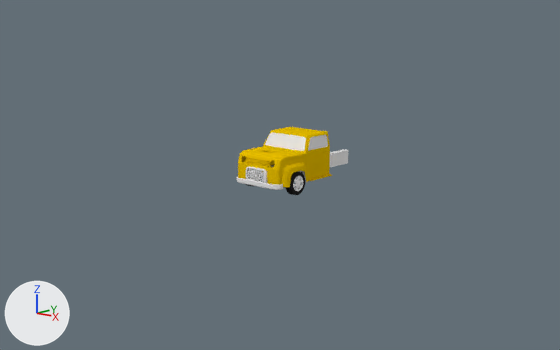
An edit to the Blender file object/retorotruck.blend, drawn before and after from the same camera.
The view is the same before and after, from a 50 mm lens placed at (34.8, -39.6, 10.4), pointed at (-7.2, 7.7, -3.1). Arrows for +X, +Y and +Z are at lower left; the lights stay in place.

The first picture shows 'CarBody', 'base', 'tire'.
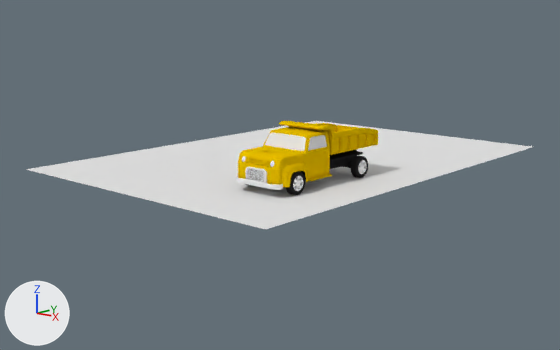
Where the change shows, as pixel boxes (x1, y1, x2, y2) in the pictures (560 x 350 px):
'Ground', added: after (26, 121, 532, 229)
'CarBody', reshaped, modifiers changed (47% wider, 9% taller): before (236, 127, 332, 190); after (236, 121, 378, 190)
'tire', reshaped, moved (103% wider, 48% taller): before (245, 169, 305, 195); after (245, 156, 368, 195)
'Base', added (black): after (250, 150, 363, 184)
    faces in mat_マテリアル_001 (black #242424): (250, 150, 363, 182)
'base', deleted: before (263, 149, 349, 182)
'Light', added: after (242, 156, 275, 167)
part 1 of me_円, added: after (245, 171, 305, 195)
part 2 of me_円, added: after (249, 176, 303, 191)
part 3 of me_cube, built on: before (238, 128, 330, 190); after (236, 121, 378, 189)

Edits to the bpy script that builds the scene:
```text
Add mat_syarin:
    mat_syarin = diffuse_material('syarin')
    mat_syarin.base_color = (0.8, 0.8, 0.8)  # white #e7e7e7
Add mat_light:
    mat_light = diffuse_material('Light')
    mat_light.base_color = (0.8, 0.8, 0.8)  # white #e7e7e7
Add mat_ground:
    mat_ground = diffuse_material('ground')
    mat_ground.base_color = (0.8, 0.8, 0.8)  # white #e7e7e7
Change me_円:
    where me_円.from_pydata(...)  # 3398 vertices, 3291 faces, 49 loose edges; spans x -0.169..0.172, y -0.5..0.5, z -0.5..0.5
    used by ob_tire; location = (2.0, -1.1, -0.93); scale = (1.61, 1.61, 1.61)
    me_円 part 1: the loose piece of 2904 vertices spanning x -0.168..0.168, y -0.5..0.5, z -0.5..0.5 is copied, and the copy is moved by (0.0, -4.522, 0.0); it spans x -0.168..0.168, y -5.022..-4.022, z -0.5..0.5
    me_円 part 2: the loose piece of 494 vertices spanning x -0.169..0.172, y -0.32..0.32, z -0.32..0.32 is copied, and the copy is moved by (0.0, -4.522, 0.0); it spans x -0.169..0.172, y -4.842..-4.202, z -0.32..0.32
Change me_cube:
    used by ob_carbody; location = (0.0, 0.0, 0.0); scale = (1.98, 2.68, 1.0)
    remove me_cube.from_pydata(...)  # 1211 vertices, 874 faces; spans x -0.01..1.14, y -1.08..1.0, z -1.13..2.08
    add me_cube.from_pydata(...)  # 3330 vertices, 2737 faces; spans x -1.14..1.14, y -1.09..3.17, z -1.13..2.51
    me_cube part 3: 226 vertices moved from x 0.0..0.93, y -1.06..0.93, z -1.0..1.92 to x 0.0..0.93, y -1.06..0.87, z -1.0..1.92; 241 vertices removed from x 0.0..1.01, y -1.08..1.0, z -1.13..2.07; 2056 vertices added at x -1.14..1.01, y -1.09..3.17, z -1.13..2.51
Add me_円_003:
    me_円_003.from_pydata(...)  # 755 vertices, 578 faces; spans x -2.62..0.13, y -5.17..0.8, z -0.13..0.84
    # faces by material slot: [400, 152, 26]
    me_円_003.materials.append(mat_マテリアル_001)  # black #242424
    me_円_003.materials.append(mat_syarin)  # white #e7e7e7
    me_円_003.materials.append(mat_carbody)  # its picture is missing
Add me_球:
    me_球.from_pydata(...)  # 254 vertices, 252 faces; spans x -5.69..0.49, y -0.41..-0.01, z -0.42..0.52
    me_球.materials.append(mat_light)  # white #e7e7e7
Add me_平面:
    me_平面.from_pydata([(-0.5, -0.5, 0.0), (0.5, -0.5, 0.0), (-0.5, 0.5, 0.0), (0.5, 0.5, 0.0)], [], [(0, 1, 3, 2)])
    me_平面.materials.append(mat_ground)  # white #e7e7e7
Change ob_tire:
    ob_tire.location: (2.0, -1.1, -0.93) -> (2.0, 6.17, -0.93)
Remove ob_base:
    ob_base = bpy.data.objects.new('base', me_立方体)
    ob_base.location = (0.0, 0.96, -0.45)
    ob_base.scale = (1.0, 6.21, 1.0)
Change ob_carbody:
    remove _m = ob_carbody.modifiers.new('ミラー', 'MIRROR')
Add ob_base_1:
    ob_base_1 = bpy.data.objects.new('Base', me_円_003)
    ob_base_1.location = (2.0, 6.17, -0.93)
    ob_base_1.scale = (1.61, 1.61, 1.61)
Add ob_light:
    ob_light = bpy.data.objects.new('Light', me_球)
    ob_light.location = (1.3, -2.47, 0.45)
    ob_light.scale = (0.499, 0.499, 0.499)
Add ob_ground:
    ob_ground = bpy.data.objects.new('Ground', me_平面)
    ob_ground.location = (-6.44, 9.32, -1.73)
    ob_ground.scale = (25.2, 35.8, 3.01)
```
